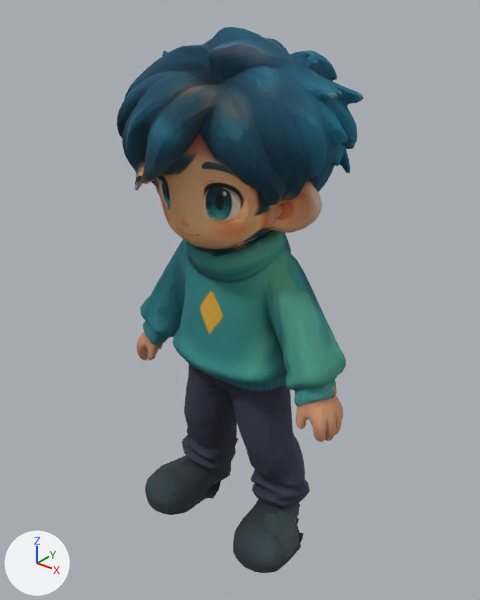
One commit to the glTF model assets/meadow/hero-v4.glb: the scene before it, then after it.
Both versions are drawn from a 50 mm camera at (1.46, -1.82, 2.14) aimed at (0.01, -0.01, 1.02). Every picture has the same lights, and +X, +Y and +Z are marked at lower left. The picture after the commit comes second. Vertices at exactly the same position are counted once.

The first picture shows 'MeadowCharacter'.
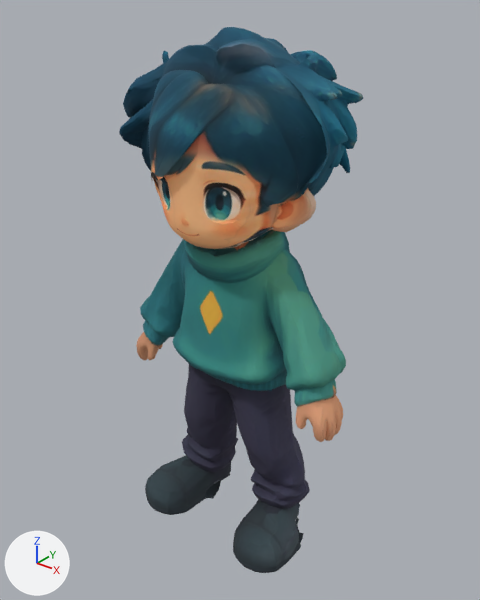
The newer file is also rescaled (x1.12) as a whole; pictures and numbers use the older file's frame.

Location of each change, (x1, y1, x2, y2) in pixels of the pictures (480 x 600 px; the box of a moved part takes in the faces that stretch with it):
'MeadowCharacter', surface changed, reshaped
    before: (117, 27, 363, 573)
    after: (119, 27, 363, 573)
part 1 of me_meadowcharacter, moved or reshaped
    before: (117, 30, 340, 327)
    after: (119, 29, 340, 328)

Edits to the bpy script that builds the scene:
```text
Add img_image_1:
    img_image_1 = load_image('Image_1', '_unpacked/Image_1', 1024, 1024, 'sRGB')
Change mat_hero:
    where n0 = _N.new('ShaderNodeBsdfPrincipled'); n0.name = 'Principled BSDF'
    add n0.inputs[28].default_value = 1.0  # 'Emission Strength'
    where n2 = _N.new('ShaderNodeTexImage'); n2.name = 'Image Texture'
    n2.image: img_image_0 -> img_image_1
    add n3 = _N.new('ShaderNodeTexImage'); n3.name = 'Image Texture.001'
    add n3.image = img_image_0
    add n3.extension = 'EXTEND'
    remove _L.new(n2.outputs[0], n0.inputs[0])  # 'Color' to 'Base Color'
    add _L.new(n2.outputs[0], n0.inputs[27])  # 'Color' to 'Emission Color'
    add _L.new(n3.outputs[0], n0.inputs[0])  # 'Color' to 'Base Color'
Change me_meadowcharacter:
    used by ob_meadowcharacter; location = (0.0, 0.0, 0.0)
    remove me_meadowcharacter.from_pydata(...)  # 10631 vertices, 21199 faces; spans x -0.5..0.5, y -0.42..0.36, z 0.0..2.0
    add me_meadowcharacter.from_pydata(...)  # 10631 vertices, 21199 faces; spans x -0.5..0.5, y -0.33..0.36, z 0.0..2.0
    me_meadowcharacter part 1: 1837 of 10631 vertices moved; they spanned x -0.45..0.37, y -0.42..0.2, z 1.0..1.98 and now span x -0.44..0.37, y -0.33..0.18, z 1.0..1.98; mean shift (0.0, 0.03, 0.0); largest move (-0.27, -0.31, 1.73) -> (-0.27, -0.15, 1.73)
```
